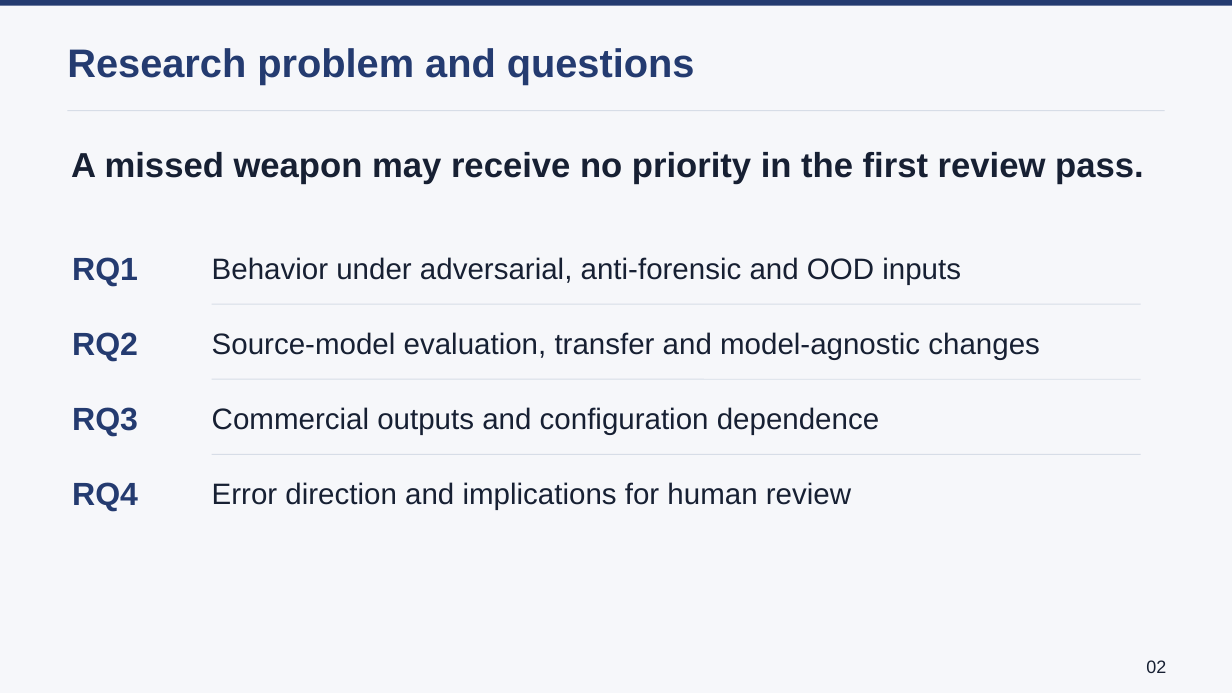
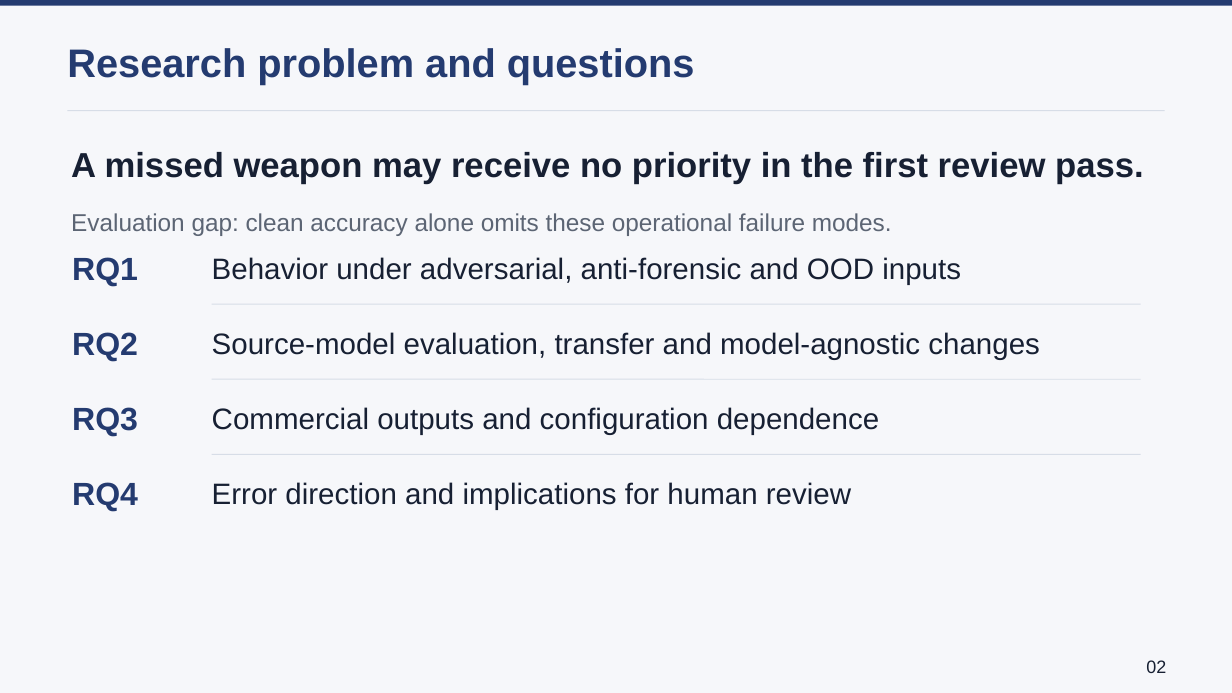
Before and after one commit to lmolinario/Molinario_Thesis_Defense_2026, a slide deck: slide 2 of Molinario_Thesis_Defense_2026.pptx. Drawn at 1232x693 pixels with LibreOffice and Linux fonts; fonts in the diff are those of the drawing. Boxes give left, top, right and bottom in pixels: in the first picture for what was removed or moved away, otherwise in the second. Text is boxed around its words. In the diff, an @@ line names an element or a change of style, - is before the commit and + after.

```diff
--- a/Molinario_Thesis_Defense_2026.pptx
+++ b/Molinario_Thesis_Defense_2026.pptx
@@ text added at (71, 213, 892, 236), 19 pt, text #5C6574 @@
+Evaluation gap: clean accuracy alone omits these operational failure modes.
```
Also in this commit, not shown: 3 other slides changed, 2 other files.
